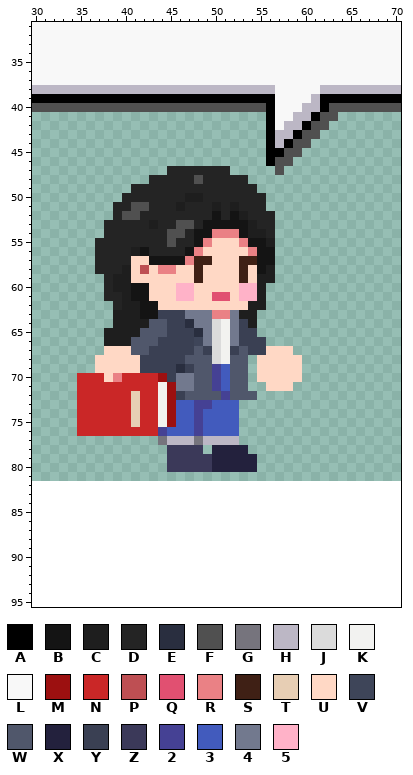
Edited in one commit: pixel-art file (Assets/Sprites/MingMang/MM_DH.aseprite). Above, as it was before the edit.
144x80 pixels, 1 frame. Colours within 5 levels of each other are drawn and written as one. Shown: x 30..70, y 31..95. The old version is drawn lined up with the new one, on the new canvas. The commit also changed other parts of the picture, which this record leaves out.
Palette (. is transparent): A #000000  B #141414  C #1e1e1e  D #242424  E #292e3f  F #505050  G #76747d  H #bcb7c5  J #dbdbdb  K #f2f2f0  L #f8f8f8  M #9c1010  N #ca2727  P #be4f53  Q #e15071  R #ea8185  S #3f2015  T #e7ceb4  U #ffd8c5  V #3e4559  W #50576b  X #23213d  Y #3a4053  Z #3b3959  2 #454194  3 #425bbd  4 #72798e  5 #ffb2c8
Pixels before (only the part around the change), first column x 30:
31 LLLLLLLLLLLLLLLLLLLLLLLLLLLLLLLLLLLLLLLLL
32 LLLLLLLLLLLLLLLLLLLLLLLLLLLLLLLLLLLLLLLLL
33 LLLLLLLLLLLLLLLLLLLLLLLLLLLLLLLLLLLLLLLLL
34 LLLLLLLLLLLLLLLLLLLLLLLLLLLLLLLLLLLLLLLLL
35 LLLLLLLLLLLLLLLLLLLLLLLLLLLLLLLLLLLLLLLLL
36 LLLLLLLLLLLLLLLLLLLLLLLLLLLLLLLLLLLLLLLLL
37 LLLLLLLLLLLLLLLLLLLLLLLLLLLLLLLLLLLLLLLLL
38 HHHHHHHHHHHHHHHHHHHHHHHHHHHLLLLLHHHHHHHHH
39 AAAAAAAAAAAAAAAAAAAAAAAAAAALLLLHAAAAAAAAA
40 FFFFFFFFFFFFFFFFFFFFFFFFFFALLLHHAFFFFFFFF
41 ..........................ALLHHAFF.......
42 ..........................ALHHAFF........
43 ..........................AHHAFF.........
44 ..........................AHAFF..........
45 ..........................AAFF...........
46 ..........................AFF............
47 ...............DDDDDDD.....F.............
48 .............DDDDDFDDDDD.................
49 ...........DDDDDDDDDDDDDD................
50 ..........DDDDDDDCCDDDDDDD...............
51 .........DDFFDDDCDDDCDCDDD...............
52 .........DFFDDDDDDDDBDBCDDD..............
53 ........DDDDDCDDFFDBBBBBCDD..............
54 ........DDDDDDDFFDBBRRRBCCD..............
55 .......DDDDDDDDFDDBRUUURBBC..............
56 .......DDDDCBDDDDBRUUUUURBB..............
57 .......DDDDUUBBBBRSSUUUSSBB..............
58 .......DDDCUPURRUUSUUUUSUBC..............
59 ........DCCUUUUUUUSUUUUSUCC..............
60 ........DCCBBUUU55UUUUU55C...............
61 ........DDCBBUUU55UUQQU55C...............
62 .........DCCBBUUUUUUUUUUCC...............
63 .........CCCBBYYY444RR4CC................
64 .........CCCCWWYYE44JK4YC................
65 ........CCCCWWWYYYE4JK4YY................
66 ........CCCWWWYYYYV4JK4YYY...............
67 ........UUUWWYYYYYWYJKYWYYUUU............
68 .......UUUUUYYYYYWWWJKWW.UUUUU...........
69 .......UUUUUYYYYEYWW23WW.UUUUU...........
70 .....NNNURNNNNMY44WW23WW.UUUUU...........
71 .....NNNNNNNNNKM44WW23WW..UUU............
72 .....NNNNNNTNNKMYWWWW2WWW................
73 .....NNNNNNTNNKM3322333..................
74 .....NNNNNNTNNKM3323333..................
75 .....NNNNNNTNNKM3323333..................
76 .....NNNNNNNNN233323333..................
77 ..............GHHHGHHHH..................
78 ...............ZZZZ.XXXX.................
79 ...............ZZZZZXXXXX................
80 ...............ZZZZZXXXXX................
81 .........................................
82 .........................................
83 .........................................
84 .........................................
85 .........................................
86 .........................................
87 .........................................
88 .........................................
89 .........................................
90 .........................................
91 .........................................
92 .........................................
93 .........................................
94 .........................................
95 .........................................
Once edited:
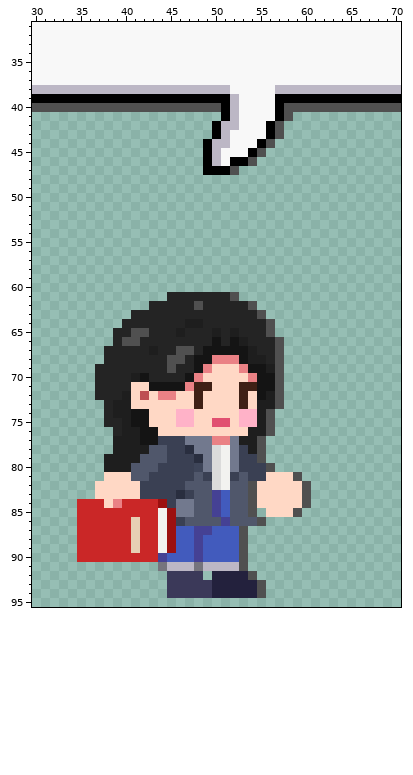
Change:
canvas 144x80 -> 144x96, the old top-left corner now at 0,2
Changed rows in their new state; - is an unchanged pixel.
first column x 35:
38 -----------------LLLLLHHHHH--
39 -----------------HLLLLAAAAA--
40 ----------------AHLLLLAFFFFF-
41 ----------------AHLLLLAF.....
42 ---------------AHHLLL-F.....-
43 ---------------AHLLLL-F....--
44 --------------AHHLLLAF....---
45 --------------AHLLLAF....----
46 --------------AHLAAF-...-----
47 ----------....AAAF----.------
48 --------...........----------
49 ------..............---------
50 -----................--------
51 ----.................--------
52 ----..................-------
53 ---...................-------
54 ---...................-------
55 --....................-------
56 --....................-------
57 --....................-------
58 --....................-------
59 ---...................-------
60 ---..................--------
61 ---.......DDDDDDDF...--------
62 ----....DDDDDFDDDDDF.--------
63 ----..DDDDDDDDDDDDDDF--------
64 ----.DDDDDDDCCDDDDDDDF-------
65 ---.DDFFDDDCDDDCDCDDDF-------
66 ---.DFFDDDDDDDDBDBCDDDF------
67 ---DDDDDCDDFFDBBBBBCDDF.-----
68 --.DDDDDDDFFDBBRRRBCCDF..----
69 --DDDDDDDDFDDBRUUURBBCF..----
70 ..DDDDCBDDDDBRUUUUURBBF..----
71 ..DDDDUUBBBBRSSUUUSSBBF.-----
72 ..DDDCUPURRUUSUUUUSUBCF------
73 ...DCCUUUUUUUSUUUUSUCCF------
74 ...DCCBBUUU55UUUUU55CF-------
75 ...DDCBBUUU55UUQQU55CF-------
76 ....DCCBBUUUUUUUUUUCCF-------
77 ----CCCBBYYY444RR4CCF--------
78 ----CCCCWWYYE44JK4YCF--------
79 ---CCCCWWWYYYE4JK4YYF--------
80 ---CCCWWWYYYYV4JK4YYYF-------
81 ---UUUWWYYYYYWYJKYWYYUUUF----
82 --UUUUUYYYYYWWWJKWWFUUUUUF---
83 --UUUUUYYYYEYWW23WWFUUUUUF---
84 NNNURNNNNMY44WW23WWFUUUUUF---
85 NNNNNNNNNKM44WW23WWF-UUUF----
86 NNNNNNTNNKMYWWWW2WWWF--------
87 NNNNNNTNNKM3322333F----------
88 NNNNNNTNNKM3323333F----------
89 NNNNNNTNNKM3323333F----------
90 NNNNNNNNN233323333F----------
91 ---------GHHHGHHHHF----------
92 ----------ZZZZ-XXXXF---------
93 ----------ZZZZZXXXXXF--------
94 ----------ZZZZZXXXXXF--------
Pixel boxes of the changes (left, top, right, bottom) in both pictures:
changed: (77, 85, 338, 598)
